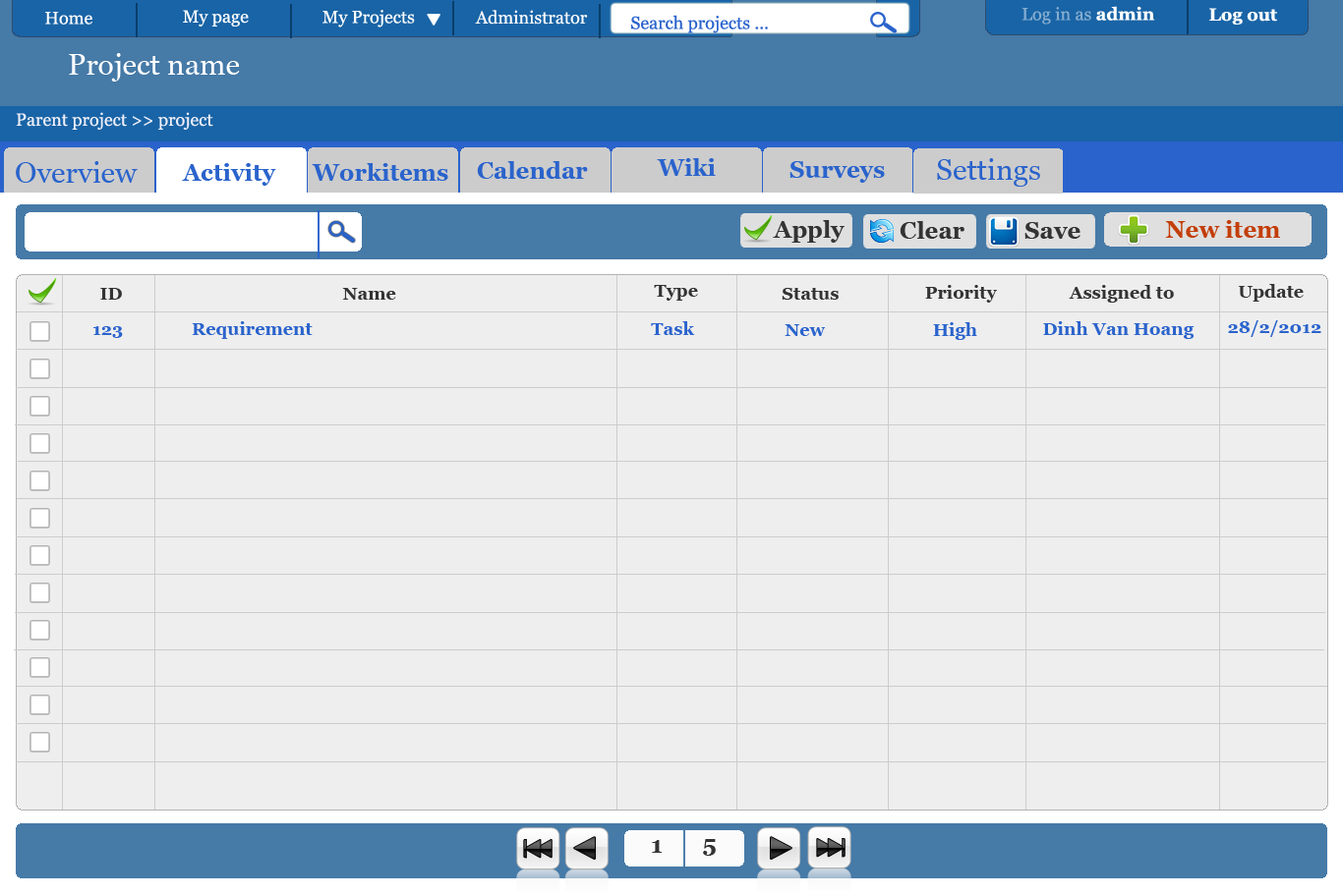
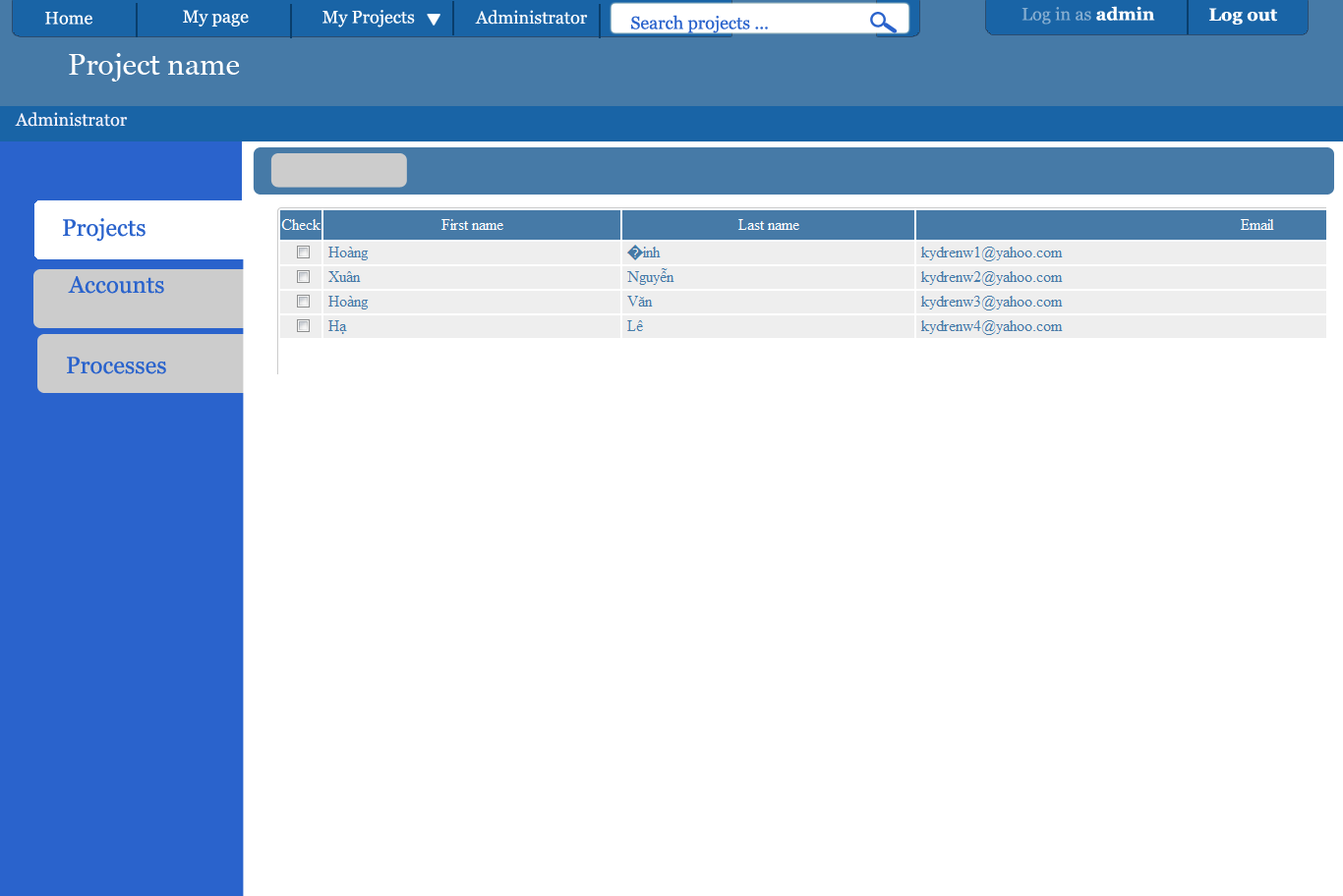
Comparing the layer stacks of the two (1343, 896) images. Changes:
added group "Content" (1st of 2) with 2 layers above "menu" over [241, 141, 1343, 896]
added layer "Content" (2nd of 2, in "Content") in group "Content" over [270, 153, 1326, 375]
moved "bg" (3rd of 3, in "Content") into group "Content", painted on it over [0, 141, 1343, 896]
removed group "content" (60 layers) over [13, 112, 1328, 893]
removed layer "Layer 5" from group "content" over [1103, 212, 1312, 247]
removed layer "Layer 5 copy 3" from group "content" over [740, 213, 853, 248]
removed layer "Layer 5 copy" from group "content" over [862, 214, 976, 249]
removed layer "Layer 8" from group "content" over [13, 311, 1328, 763]
removed layer "search copy" from group "content" over [16, 112, 1327, 810]
removed layer "Layer 6" from group "content" over [24, 212, 362, 252]
removed layer "Layer 17" from group "content" over [624, 830, 745, 867]
removed layer "Layer 4 copy" from group "content" over [15, 823, 1327, 879]
removed layer "Layer 4" from group "content" over [15, 204, 1327, 260]
removed layer "SettingTab" from group "menu" over [913, 148, 1063, 194]
added layer "Process" in group "menu" over [37, 290, 260, 423]
added layer "AccountsTab" in group "menu" over [33, 261, 256, 329]
added layer "ProjectsTab" in group "menu" over [34, 200, 257, 260]
renamed "tab2 copy 5" to "menu_bg", showed it, painted on it over [0, 141, 258, 896]
removed layer "RepositoryTab" from group "menu" over [762, 147, 913, 193]
removed layer "WikiTab" from group "menu" over [611, 147, 762, 193]
removed layer "CalendarTab" from group "menu" over [459, 147, 611, 193]
removed layer "WorkitemTab" from group "menu" over [307, 147, 458, 193]
removed layer "ActivityTab" from group "menu" over [156, 147, 307, 193]
removed layer "OverViewTab" from group "menu" over [3, 147, 155, 193]
…and 62 more changes (3 added, 1 painted, 58 removed, 1 renamed)
